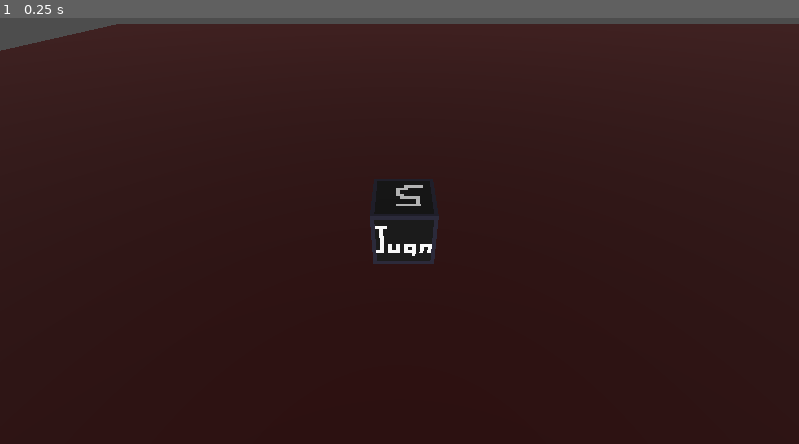
Above: before the commit, frame 1.
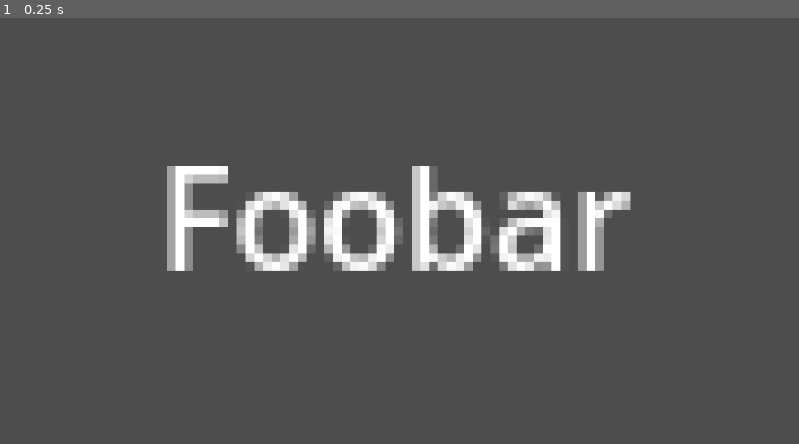
Above: after the commit, the same moment.

Repository: blenderer/Kyber-Dice
Game: Godot game, scene res://encounter.tscn
The game is run twice, just before and just after one commit, with the same random seed, the same clock (stepped at 60 frames per second) and the same inputs. Before the commit the project starts from res://node_2d.tscn.
Inputs:
- Up to frame 1 (0.25 s): no input

The runs differ from the first frame. In frame 1, 98% of the frame differs, in the area x 0-100%, y 1-100%.

Commit message:
make encounter the main scene

Diff:
--- a/die.tscn
+++ /dev/null
@@ -1,39 +0,0 @@
-[gd_scene load_steps=7 format=3 uid="uid://cacgix4hva3rp"]
-
-[ext_resource type="Texture2D" uid="uid://b3byo4cydcy53" path="res://diceface1.webp" id="2_e8pub"]
-[ext_resource type="Texture2D" uid="uid://74ev6qrhl8qs" path="res://diceface2.webp" id="2_gcyi8"]
-[ext_resource type="Texture2D" uid="uid://cwq5imnlf5pwi" path="res://diceface3.webp" id="3_x0a6i"]
-[ext_resource type="Texture2D" uid="uid://ckyws62pnndcf" path="res://diceface4.webp" id="4_jlhsg"]
-[ext_resource type="Texture2D" uid="uid://cnimbgp8ch48x" path="res://diceface5.webp" id="5_mw6j8"]
-[ext_resource type="Texture2D" uid="uid://dwx5bygqfgejs" path="res://diceface6.webp" id="6_6bfg0"]
-
-[node name="Die" type="Node2D"]
-
-[node name="DieSprite1" type="Sprite2D" parent="."]
-texture_filter = 1
-texture = ExtResource("2_e8pub")
-
-[node name="DieSprite2" type="Sprite2D" parent="."]
-texture_filter = 1
-position = Vector2(16, 0)
-texture = ExtResource("2_gcyi8")
-
-[node name="DieSprite3" type="Sprite2D" parent="."]
-texture_filter = 1
-position = Vector2(32, 0)
-texture = ExtResource("3_x0a6i")
-
-[node name="DieSprite4" type="Sprite2D" parent="."]
-texture_filter = 1
-position = Vector2(0, 16)
-texture = ExtResource("4_jlhsg")
-
-[node name="DieSprite5" type="Sprite2D" parent="."]
-texture_filter = 1
-position = Vector2(16, 16)
-texture = ExtResource("5_mw6j8")
-
-[node name="DieSprite6" type="Sprite2D" parent="."]
-texture_filter = 1
-position = Vector2(32, 16)
-texture = ExtResource("6_6bfg0")
--- /dev/null
+++ b/encounter.tscn
@@ -0,0 +1,13 @@
+[gd_scene format=3 uid="uid://bltbm0jwulsr5"]
+
+[node name="Encounter" type="Node2D"]
+
+[node name="FoobarLabel" type="Label" parent="."]
+offset_left = -348.0
+offset_top = -153.0
+offset_right = -293.0
+offset_bottom = -130.0
+scale = Vector2(12.605, 12.605)
+text = "Foobar"
+
+[node name="Camera2D" type="Camera2D" parent="."]
--- a/node_2d.gd
+++ b/node_2d.gd
@@ -30,15 +30,15 @@
 
 
 func _on_dice_sleeping_state_changed():
-	if dice.sleeping == true and dice.clicked == true:
+	if dice.sleeping == true and clicked == true:
 		print(faceUp)
-		dice.clicked = false
+		clicked = false
 
 
 func _on_dice_input_event(_camera, event, _position, _normal, _shape_idx):
 	if event is InputEventMouse:
 		if event.is_pressed() and event.button_mask == MOUSE_BUTTON_LEFT:
-			dice.clicked = true
+			clicked = true
 
 			dice.global_translate(Vector3(0, 1, 0))
 			dice.rotate_x(rng.randf_range(0, 6.28319))
--- a/project.godot
+++ b/project.godot
@@ -11,7 +11,7 @@
 [application]
 
 config/name="Kyber Dice"
-run/main_scene="res://node_2d.tscn"
+run/main_scene="res://encounter.tscn"
 config/features=PackedStringArray("4.2", "GL Compatibility")
 config/icon="res://icon.svg"
 
Not shown: 3 places in Dice.tscn that only renumber resources
